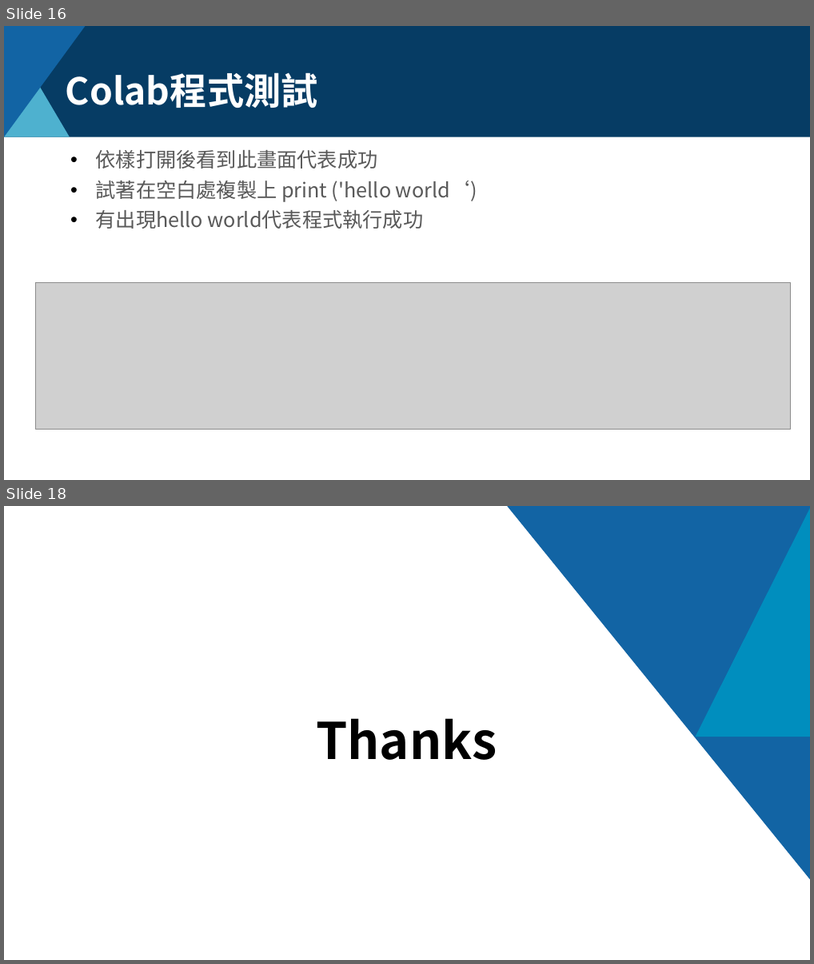
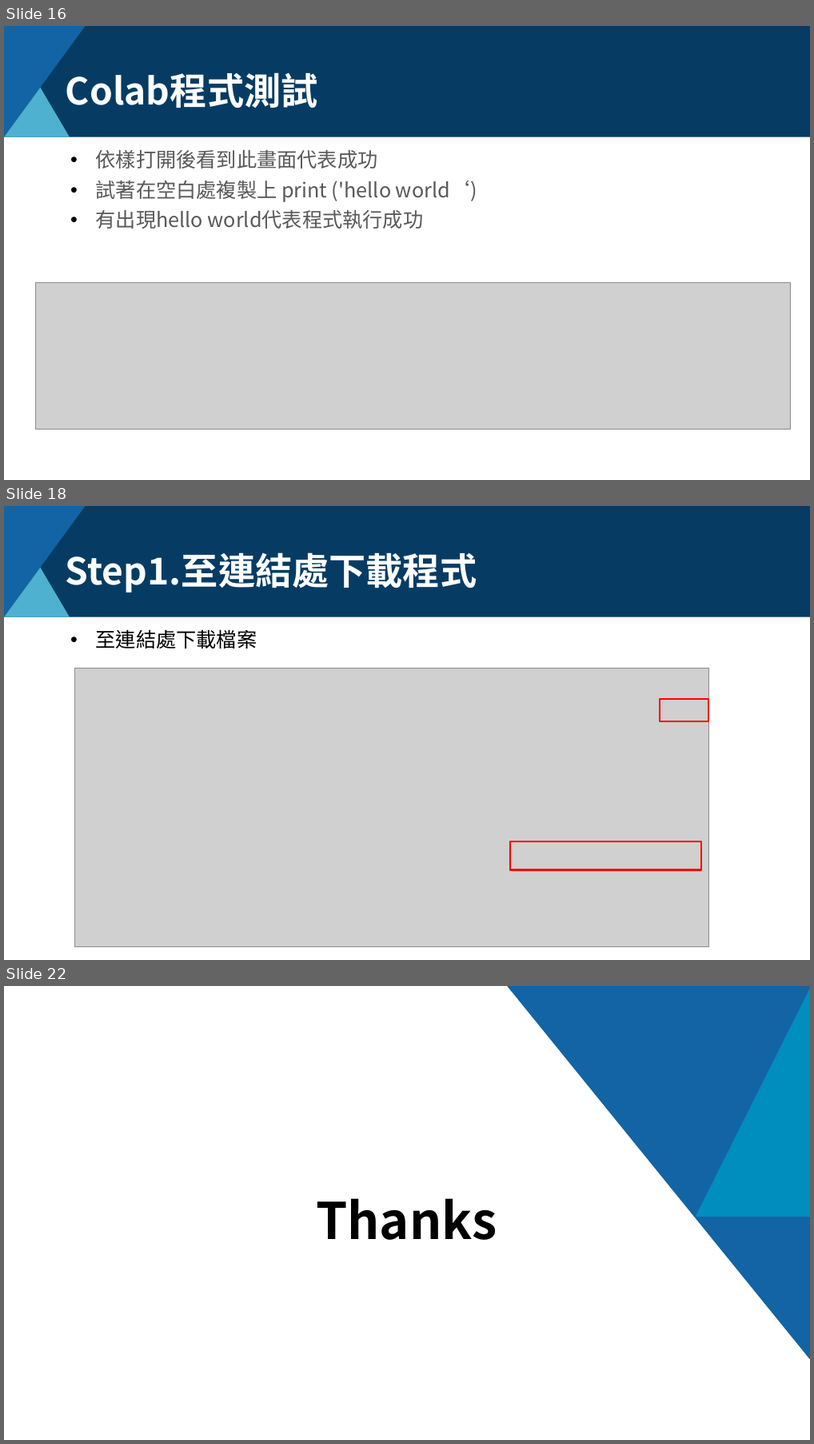
Before and after one commit to KevinChuo/AI_Training_Program, a slide deck: Preview教學/Colab教學.pptx. Shown one above the other, each under a label of ours: slides 16 and 18 before the commit, slides 16, 18 and 22 after it; the slides between them are not shown. The pictures are 814x964 and 814x1444 pixels, drawn with LibreOffice and Linux fonts; fonts in the diff are those of the drawing; grey boxes stand for pictures; background and template pictures are left out. Boxes give left, top, right and bottom in pixels: in the first picture for what was removed or moved away, otherwise in the second. Text is boxed around its words. In the diff, an @@ line names an element or a change of style, - is before the commit and + after.

```diff
--- a/Preview教學/Colab教學.pptx
+++ b/Preview教學/Colab教學.pptx
@@ slide 18 added at [4, 506, 810, 960], background #FFFFFF; not listed: 3 template elements that a slide beside it also shows @@
@@ title added at [66, 552, 478, 592], 44 pt, text #FFFFFF, bold @@
+Step1.至連結處下載程式
@@ text added at [96, 629, 258, 648], 24 pt, text #000000 @@
+• 至連結處下載檔案
@@ picture added at [74, 668, 710, 946] @@
@@ rectangle added at [660, 699, 710, 720], outline #FF0000 2 pt @@
@@ rectangle added at [510, 842, 702, 870], outline #FF0000 2 pt @@
@@ what was slide 18 is now slide 22 @@
```
Also in this commit, not shown: 1 slide changed, 4 other slides added, 1 slide removed, 6 other files.
